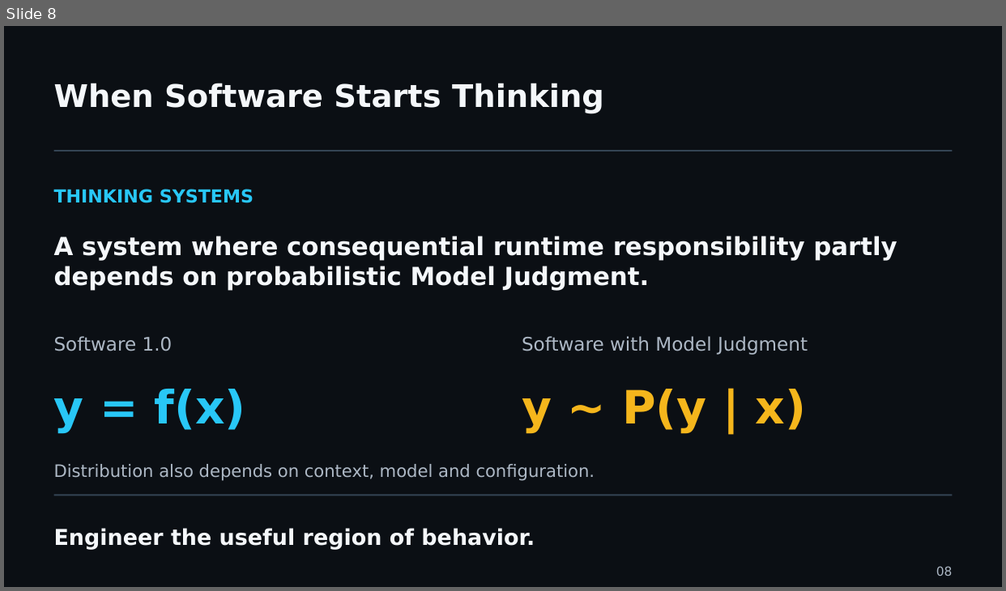
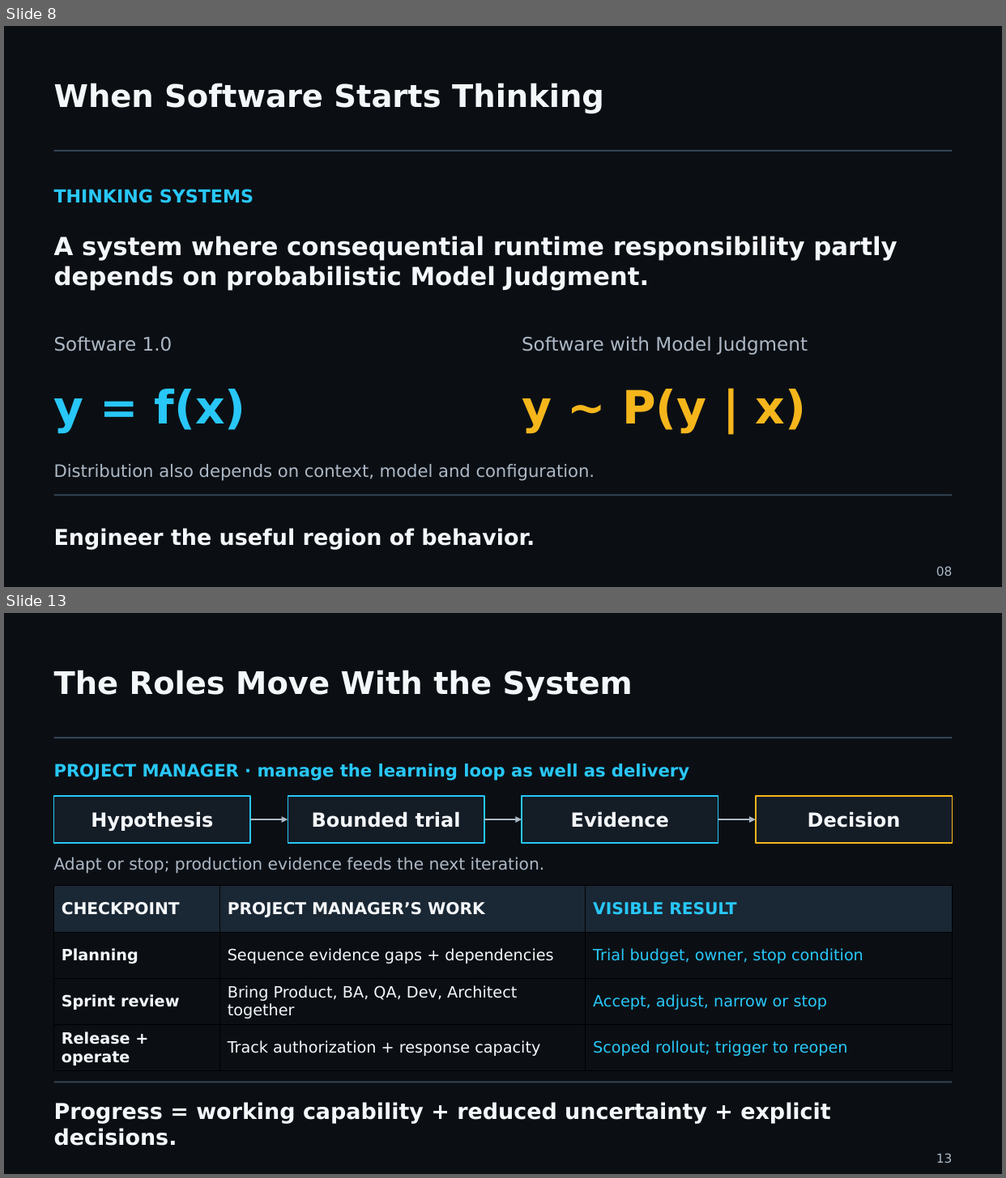
Before and after one commit to UncertaintyArchitectureGroup/uncertainty-architecture, a slide deck: assets/presentations/pmday-2026/ai-changes-both-sides.pptx. Shown one above the other, each under a label of ours: slide 8 before the commit, slides 8 and 13 after it; the slides between them are not shown. The pictures are 1006x591 and 1006x1178 pixels, drawn with LibreOffice and Linux fonts; fonts in the diff are those of the drawing. Boxes give left, top, right and bottom in pixels: in the first picture for what was removed or moved away, otherwise in the second. Text is boxed around its words. In the diff, an @@ line names an element or a change of style, - is before the commit and + after.

```diff
--- a/assets/presentations/pmday-2026/ai-changes-both-sides.pptx
+++ b/assets/presentations/pmday-2026/ai-changes-both-sides.pptx
@@ slide 13 added at [4,613,1002,1174], background #0B0F14 @@
@@ text added at [54,670,633,700], 30 pt, text #F4F7FA, bold @@
+The Roles Move With the System
@@ line added from (54, 738) to (953, 738), #344454 1.5 pt @@
@@ text added at [54,764,689,781], 16.5 pt, text #28C7F7, bold @@
+PROJECT MANAGER · manage the learning loop as well as delivery
@@ rectangle added at [54,796,250,843], fill #141C26, outline #28C7F7 1.13 pt @@
@@ rectangle added at [288,796,484,843], fill #141C26, outline #28C7F7 1.13 pt @@
@@ rectangle added at [522,796,718,843], fill #141C26, outline #28C7F7 1.13 pt @@
@@ rectangle added at [756,796,952,843], fill #141C26, outline #F5B61C 1.13 pt @@
@@ text added at [91,811,213,832], 18.8 pt, text #F4F7FA, bold @@
+Hypothesis
@@ arrow added from (250, 820) to (288, 820), #ADB8C5 1.73 pt @@
@@ text added at [312,811,461,828], 18.8 pt, text #F4F7FA, bold @@
+Bounded trial
@@ arrow added from (484, 820) to (522, 820), #ADB8C5 1.73 pt @@
@@ text added at [571,811,669,828], 18.8 pt, text #F4F7FA, bold @@
+Evidence
@@ arrow added from (718, 820) to (756, 820), #ADB8C5 1.73 pt @@
@@ text added at [808,811,901,828], 18.8 pt, text #F4F7FA, bold @@
+Decision
@@ text added at [54,857,545,873], 15.8 pt, text #ADB8C5 @@
+Adapt or stop; production evidence feeds the next iteration.
@@ table added at [54,886,953,1072], 4 rows, 3 columns @@
+CHECKPOINT | PROJECT MANAGER’S WORK | VISIBLE RESULT
+Planning | Sequence evidence gaps + dependencies | Trial budget, owner, stop condition
+Sprint review | Bring Product, BA, QA, Dev, Architect together | Accept, adjust, narrow or stop
+Release + operate | Track authorization + response capacity | Scoped rollout; trigger to reopen
@@ line added from (54, 1082) to (953, 1082), #344454 1.5 pt @@
@@ text added at [54,1102,830,1146], 21 pt, text #F4F7FA, bold @@
+Progress = working capability + reduced uncertainty + explicit decisions.
@@ text added at [936,1153,953,1163], 12 pt, text #ADB8C5 @@
+13
```
Also in this commit, not shown: 2 slides changed, 4 other slides added, 5 slides removed, 13 other files.
